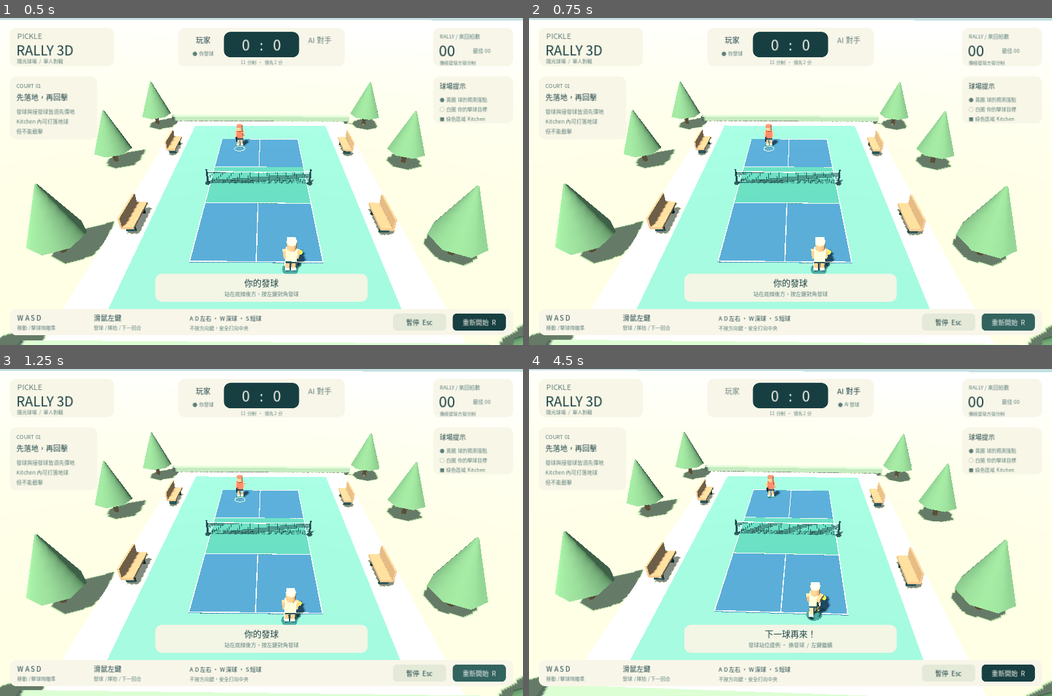
Above: before the commit, frames 1-4 (two rows, left to right).
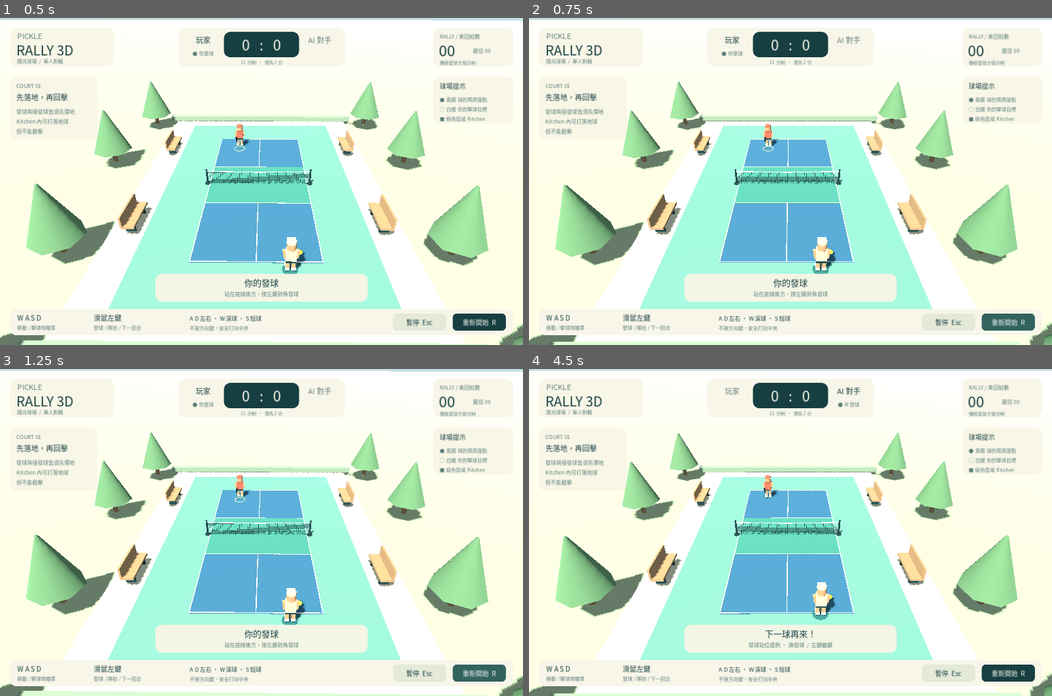
Above: after the commit, the same moments.

Repository: tonyydl/PickleRally3D
Game: Godot game, scene res://scenes/main.tscn
Two runs of this game, one before a commit and one after it. Both use one fixed random seed, a clock stepped at 60 frames per second and the inputs below.
Inputs (mouse positions are in pixels of both pictures, inside the frame that each line leads up to):
- Up to frame 1 (0.5 s): no input
- Up to frame 2 (0.75 s): click "重新開始 R" at 0.5 s
- Up to frame 3 (1.25 s): no input
- Up to frame 4 (4.5 s): click "重新開始 R" at 1.25 s; tap Enter at 2 s; move the mouse to (905, 516) at 2.02 s; hold D (right) 2.03-2.78 s; tap R every 0.75 s from 2.1 to 4.35 s; click (905, 516) at 2.17 s; move the mouse to (685, 548) at 2.77 s; hold S (back) 2.78-3.53 s; move the mouse to (842, 460) at 3.52 s; hold D (right) 3.53-4.28 s; move the mouse to (764, 597) at 4.27 s; hold W (forward) from 4.28 s (still down); click (764, 597) at 4.42 s

Frame 1 is identical in both runs. In frame 2, 3.5% of the frame differs, in the area x 0-100%, y 0-100%; in frame 3, 0.8%; in frame 4, 9.2%.

Commit message:
fix: preserve kitchen restrictions and fully reset terminal state

Diff:
--- a/scripts/actor.gd
+++ b/scripts/actor.gd
@@ -62,6 +62,16 @@
 func swing() -> void:
 	swing_time = 0.28
 
+func reset_animation() -> void:
+	moving = false
+	animation_time = 0
+	swing_time = 0
+	rig.position = Vector3.ZERO
+	for i in 2:
+		legs[i].rotation.x = 0
+		arms[i].rotation.x = 0
+		arms[i].rotation.z = 0.14 if i == 0 else -0.14
+
 func animate(delta: float) -> void:
 	animation_time += delta
 	swing_time = maxf(0, swing_time - delta)
--- a/scripts/match.gd
+++ b/scripts/match.gd
@@ -97,6 +97,11 @@
 	audio.play()
 	audio_playback = audio.get_stream_playback()
 
+func _exit_tree() -> void:
+	if is_instance_valid(audio):
+		audio.stop()
+	audio_playback = null
+
 func sound(frequency: float, duration: float) -> void:
 	tone_frequency = frequency
 	tone_left = duration
@@ -120,6 +125,9 @@
 	feedback = ""
 	feedback_time = 0
 	impact_time = 0
+	tone_left = 0
+	audio_phase = 0
+	camera.position.x = 0
 	prepare_service()
 	update_visuals(0)
 
@@ -127,9 +135,12 @@
 	phase = "ready"
 	phase_time = 0
 	flight.active = false
+	flight.velocity = Vector3.ZERO
 	swing_buffer = 0
 	shot_count = 0
 	ai_reaction_left = 0
+	player.reset_animation()
+	opponent.reset_animation()
 	player.position = Vector3(rules.service_x(0) if rules.server == 0 else -rules.service_x(1), 0, 7.15 if rules.server == 0 else 5.5)
 	opponent.position = Vector3(rules.service_x(1) if rules.server == 1 else -rules.service_x(0), 0, -7.15 if rules.server == 1 else -5.5)
 	flight.position = (player.position if rules.server == 0 else opponent.position) + Vector3(0, 0.72, -0.28 if rules.server == 0 else 0.28)
@@ -221,7 +232,7 @@
 	return point
 
 func simulate(delta: float) -> void:
-	if paused:
+	if paused or phase == "over":
 		return
 	elapsed += delta
 	phase_time += delta
@@ -276,6 +287,8 @@
 	flight.active = false
 	swing_buffer = 0
 	feedback_time = 0
+	player.reset_animation()
+	opponent.reset_animation()
 	sound(880 if rules.last_rally_winner == 0 else 180, 0.16)
 
 func _physics_process(delta: float) -> void:
--- a/scripts/rules.gd
+++ b/scripts/rules.gd
@@ -13,7 +13,7 @@
 var hit_count := 0
 var bounce_count := 0
 var bounced_once: Array = [false, false]
-var volley_pending := -1
+var volley_pending: Array = [false, false]
 var result := ""
 var last_rally_winner := -1
 
@@ -26,7 +26,7 @@
 	hit_count = 0
 	bounce_count = 0
 	bounced_once = [false, false]
-	volley_pending = -1
+	volley_pending = [false, false]
 	result = ""
 	last_rally_winner = -1
 
@@ -38,7 +38,7 @@
 	hit_count = 0
 	bounce_count = 0
 	bounced_once = [false, false]
-	volley_pending = -1
+	volley_pending = [false, false]
 	result = ""
 
 func service_x(side: int) -> float:
@@ -75,20 +75,21 @@
 	if not reason.is_empty():
 		fault(side, reason)
 		return reason
-	volley_pending = side if last_hitter != -1 and bounce_count == 0 else -1
+	if last_hitter != -1 and bounce_count == 0:
+		volley_pending[side] = true
 	last_hitter = side
 	hit_count += 1
 	bounce_count = 0
 	return ""
 
 func check_kitchen(side: int, feet: Vector3) -> void:
-	if live and volley_pending == side and in_kitchen(feet):
+	if live and volley_pending[side] and in_kitchen(feet):
 		fault(side, "Kitchen 違例：截擊後踏入非截擊區")
 
 func bounce(point: Vector3) -> String:
 	if not live or last_hitter == -1:
 		return ""
-	volley_pending = -1
+	volley_pending = [false, false]
 	var landing_side := 0 if point.z > 0 else 1
 	var reason := ""
 	var loser := last_hitter
--- a/tests/test_match.gd
+++ b/tests/test_match.gd
@@ -91,14 +91,19 @@
 		game.simulate(1.0 / 120)
 	check(game.shot_count == 1 and game.rules.last_hitter == 0, "Buffered click must hit exactly once")
 	game.rules.score = [10, 0]
+	game.player.moving = true
+	game.player.swing()
 	game.rules.fault(1, "test")
 	game.finish_rally()
 	var final_position: Vector3 = game.flight.position
+	var final_clock: float = game.elapsed
 	game.simulate(1)
 	check(game.phase == "over" and game.flight.position == final_position, "Match win freezes ball")
+	check(game.elapsed == final_clock and not game.player.moving, "Match win freezes simulation and stops running animation")
 	game.hud.refresh()
 	check(game.hud.overlay.visible and not game.hud.continue_button.visible, "Win screen must show restart instead of resume")
 	game.restart()
+	check(not game.player.moving and game.player.swing_time == 0 and game.player.animation_time == 0, "Restart clears actor movement, swing and animation clocks")
 	game.rules.server = 1
 	game.prepare_service()
 	game.request_swing()
--- a/tests/test_rules.gd
+++ b/tests/test_rules.gd
@@ -72,6 +72,11 @@
 	r.check_kitchen(1, Vector3(0, 0, -1.9))
 	check(not r.live, "Volley momentum into kitchen must fault")
 	r = open_rally()
+	r.hit(1, Vector3(0, 0, -2.5))
+	r.hit(0, Vector3(0, 0, 2.5))
+	r.check_kitchen(1, Vector3(0, 0, -1.9))
+	check(not r.live and r.score[0] == 1, "Opponent volley must not clear previous volleyer kitchen restriction")
+	r = open_rally()
 	r.bounce(Vector3(0, 0.04, -1.0))
 	r.hit(1, Vector3(0, 0, -1.1))
 	check(r.live, "Bounced shot may be hit inside kitchen")
--- a/tools/capture.gd
+++ b/tools/capture.gd
@@ -25,7 +25,15 @@
 	await process_frame
 	await RenderingServer.frame_post_draw
 	root.get_texture().get_image().save_png("res://.tools/visual/pause.png")
-	print("PASS: rendered ready/rally/pause screenshots")
+	game.set_paused(false)
+	game.rules.score = [10, 0]
+	game.rules.fault(1, "兩次彈地")
+	game.finish_rally()
+	game.hud.refresh()
+	await process_frame
+	await RenderingServer.frame_post_draw
+	root.get_texture().get_image().save_png("res://.tools/visual/win.png")
+	print("PASS: rendered ready/rally/pause/win screenshots")
 	game.free()
 	await process_frame
 	quit()
Binary file added: docs/preview.png
Not shown, changed: docs/progress.md
Not shown, changed: docs/superpowers/plans/2026-10-22-pickle-rally.md
